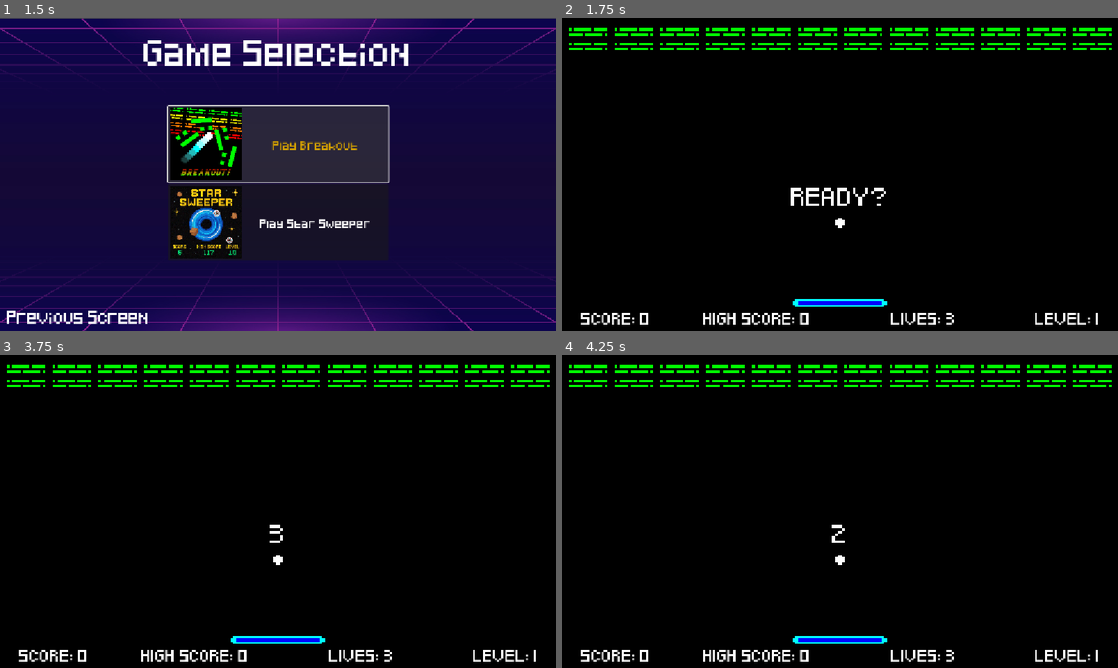
Above: before the commit, frames 1-4 (two rows, left to right).
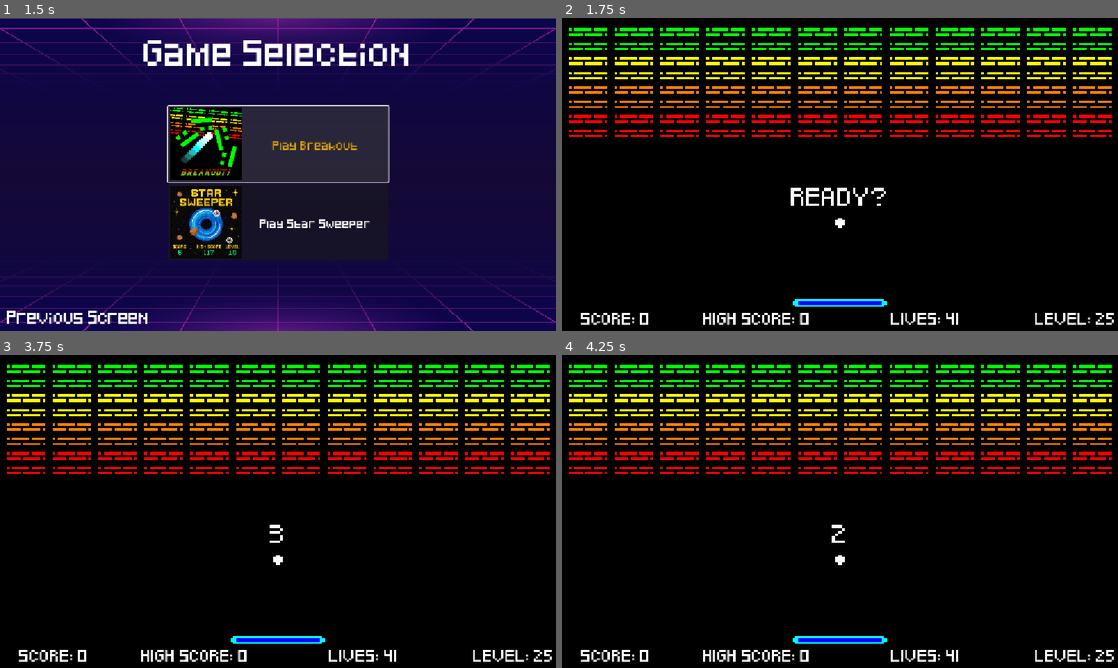
Above: after the commit, the same moments.

Repository: PowerSurge9905/retro-arcade-games
Game: Godot game, scene res://main-menu/scenes/main_menu.tscn
Same seed, same stepped clock (60 frames per second), same inputs: the game is played once before the commit and once after it.
Inputs:
- Up to frame 1 (1.5 s): click "Game List" at 0.5 s; click "Play Breakout" at 1.25 s
- Up to frame 2 (1.75 s): no input
- Up to frame 3 (3.75 s): tap Enter at 2, 3.5 s; hold Right (ui_right) 2.03-2.78 s; tap Space at 2.75 s; hold Left (ui_left) 2.78-3.53 s; hold Right (ui_right) from 3.53 s (still down)
- Up to frame 4 (4.25 s): keep holding Right (ui_right)

Frame 1 is identical in both runs. In frame 2, 6.9% of the frame differs, in the area x 1-100%, y 12-98%; in frame 3, 6.9%; in frame 4, 6.9%.

Commit message:
NEED TO FIX BUG
Fix issue where two bricks breaking in quick succession causes a level to not load

Diff:
--- a/breakout/scenes/paddle.tscn
+++ b/breakout/scenes/paddle.tscn
@@ -1,8 +1,8 @@
 [gd_scene load_steps=5 format=3 uid="uid://cvpckdqfi4ej6"]
 
-[ext_resource type="Script" uid="uid://ct6ulnl3pot7a" path="res://scripts/paddle.gd" id="1_y7wee"]
-[ext_resource type="Texture2D" uid="uid://c6cecvlxnqac0" path="res://assets/paddle_middle.png" id="2_mo4dg"]
-[ext_resource type="Texture2D" uid="uid://cpeoqod7g77ac" path="res://assets/paddle_end.png" id="3_pacq5"]
+[ext_resource type="Script" uid="uid://ct6ulnl3pot7a" path="res://breakout/scripts/paddle.gd" id="1_y7wee"]
+[ext_resource type="Texture2D" uid="uid://c6cecvlxnqac0" path="res://breakout/assets/paddle_middle.png" id="2_mo4dg"]
+[ext_resource type="Texture2D" uid="uid://cpeoqod7g77ac" path="res://breakout/assets/paddle_end.png" id="3_pacq5"]
 
 [sub_resource type="CapsuleShape2D" id="CapsuleShape2D_y7wee"]
 radius = 4.0
--- a/breakout/scripts/breakout_game_manager.gd
+++ b/breakout/scripts/breakout_game_manager.gd
@@ -6,8 +6,8 @@
 # Used for score saving/loading
 var high_score = 0
 var score = 0
-var level = 1
-var lives = 3
+var level = 25
+var lives = 41
 
 # GLOBALS
 # Used for level building, visuals, and game logic
--- a/breakout/scripts/brick.gd
+++ b/breakout/scripts/brick.gd
@@ -2,6 +2,7 @@
 # This script controls brick breaking and brick particle spawning
 
 # Used for calculating broken brick particle color
+
 var brickRow = 0
 var green = BreakoutGameManager.colors[0]
 var yellow = BreakoutGameManager.colors[1]
@@ -11,7 +12,6 @@
 # Hides the brick and disables its collision upon being hit by the ball
 # Is called by res://breakout/scripts/ball.gd upon hitting a brick
 func hit():
-
 	# Adds one point to the player's score, see res://breakout/scripts/breakout_game_manager.gd
 	BreakoutGameManager.addPoints(1)
 
@@ -31,7 +31,7 @@
 	$CollisionShape2D.disabled = true
 
 	var bricksLeft = get_tree().get_nodes_in_group('Brick')
-	#print(bricksLeft.size())
+	print(bricksLeft)
 
 	# If there is one brick left, reload the scene and move on to the next level,
 	# otherwise, just fully remove the hit brick from the scene
@@ -47,6 +47,8 @@
 		BreakoutGameManager.level += 1
 		get_tree().reload_current_scene()
 	else:
-		# Waits 3 seconds, then fully removes the brick from the scene
+		# Fix issue where two bricks breaking in quick succession causes a level to not load
+		# Waits 1 seconds, then fully removes the brick from the scene
+		#bricksLeft -= 1
 		await get_tree().create_timer(1).timeout
 		queue_free()
--- a/breakout/scripts/paddle.gd
+++ b/breakout/scripts/paddle.gd
@@ -2,7 +2,7 @@
 # This script controls the paddle
 
 # Sets the paddle's speed
-@export var speed = 500 + (25 * (BreakoutGameManager.level - 1))
+@export var speed = 500 + (30 * (BreakoutGameManager.level - 1))
 
 # Detects if the player is using the left/right arrow keys
 # Checks if paddleCanMove in game_manager.gd is true
@@ -10,11 +10,11 @@
 # Vice-versa for only player control
 func _process(delta):
 	var move_direction = 0
-	#if (Input.is_action_pressed("ui_left") || $"../Ball".position.x < (position.x - 20)) && BreakoutGameManager.paddleCanMove:
-	if (Input.is_action_pressed("ui_left") && BreakoutGameManager.paddleCanMove):
+	if (Input.is_action_pressed("ui_left") || $"../Ball".position.x < (position.x - 20)) && BreakoutGameManager.paddleCanMove:
+	#if (Input.is_action_pressed("ui_left") && BreakoutGameManager.paddleCanMove):
 		move_direction = -1
-	#elif (Input.is_action_pressed("ui_right") || $"../Ball".position.x > (position.x + 20)) && BreakoutGameManager.paddleCanMove:
-	elif (Input.is_action_pressed("ui_right") && BreakoutGameManager.paddleCanMove):
+	elif (Input.is_action_pressed("ui_right") || $"../Ball".position.x > (position.x + 20)) && BreakoutGameManager.paddleCanMove:
+	#elif (Input.is_action_pressed("ui_right") && BreakoutGameManager.paddleCanMove):
 		move_direction = 1
 
 	# Moves the paddle
